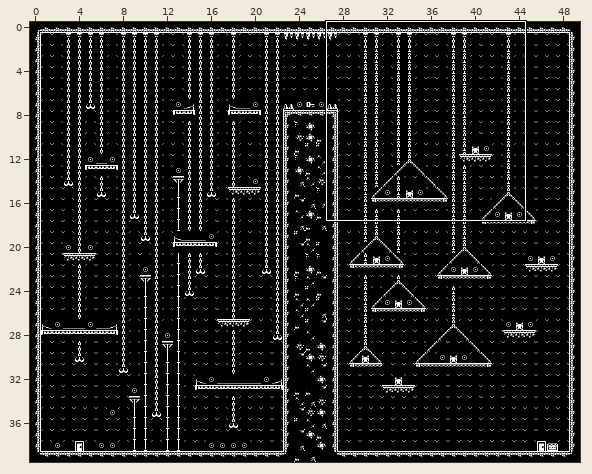
One commit to this Tiled map: assets/tilesets/level3.tmx. The picture above shows the old version from afar; the outline marks the close-up.
Close-up. As it was:
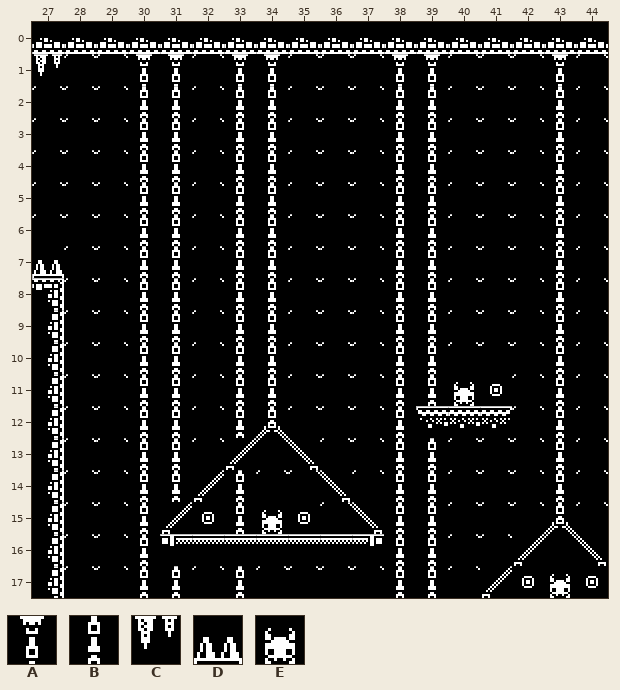
Cells are 16x16 px. Shown: x 27..44, y 0..17. The commit also changed other parts of the map, which this record leaves out.
Key: from "base_black": A 3, B 4, C 166, D 183, E 340.
_ is an empty cell, # one hidden under a higher layer.
Layers that did not change in this view are not listed.
Layer "Background" before, first column x 27:
 0 __________________
 1 ___AA_AA___AA___A_
 2 ___BB_BB___BB___B_
 3 ___BB_BB___BB___B_
 4 ___BB_BB___BB___B_
 5 ___BB_BB___BB___B_
 6 ___BB_BB___BB___B_
 7 ___BB_BB___BB___B_
 8 ___BB_BB___BB___B_
 9 ___BB_BB___BB___B_
10 ___BB_BB___BB___B_
11 ___BB_BB___BB___B_
12 ___BB_B____B#___B_
13 ___BB_#____BB___B_
14 ___BB_B____BB___B_
15 ___B#_B____BB___#_
16 ___B#_#____BB_____
17 ___BB_B____BB_____
The same view after the edit:
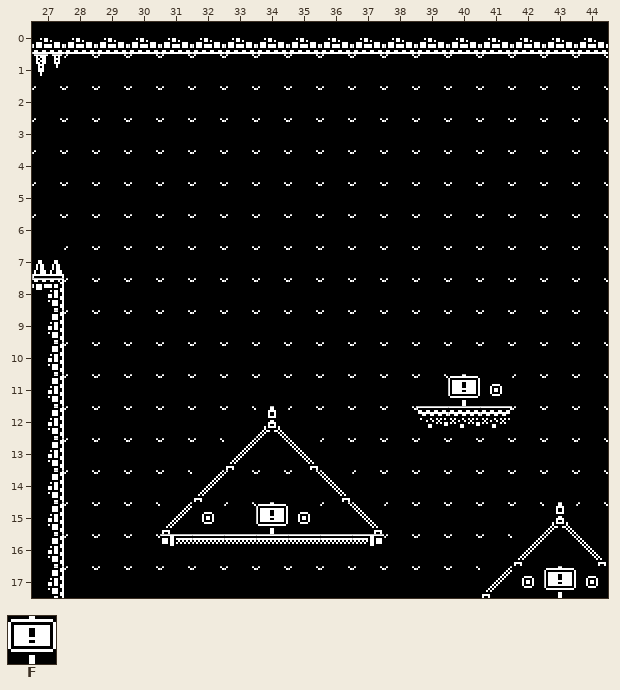
Further tiles: from "base_black": F 77.
Tiles of an added or newly shown layer are drawn over the layers below it.
Diff:
Layer "Background" (now hidden):
The edit erases tile A in row 1 at x 30 to 31, 33 to 34, 38 to 39 and 43.
The edit erases tile B in rows 2 to 11 at x 30 to 31, 33 to 34, 38 to 39 and 43; in row 12 at x 30 to 31, 33, 38 and 43; in row 13 at x 30 to 31, 38 to 39 and 43; in row 14 at x 30 to 31, 33, 38 to 39 and 43; in row 15 at x 30, 33 and 38 to 39; in row 16 at x 30 and 38 to 39.
The edit erases tile B in row 17 at x 30 to 31, 33 and 38 to 39.
Layer "Enemy" (added):
The edit adds tile F in row 11 at x 40; in row 15 at x 34; in row 17 at x 43.
Layer "Kill":
The edit erases tile E in row 11 at x 40; in row 15 at x 34; in row 17 at x 43.
Changed places in both close-ups, as pixel boxes (x1, y1, x2, y2):
removed: (128, 54, 192, 598)
removed: (224, 54, 288, 438)
changed: (384, 54, 480, 598)
removed: (544, 54, 576, 502)
changed: (224, 470, 288, 534)
removed: (224, 566, 256, 598)
changed: (544, 566, 576, 598)
